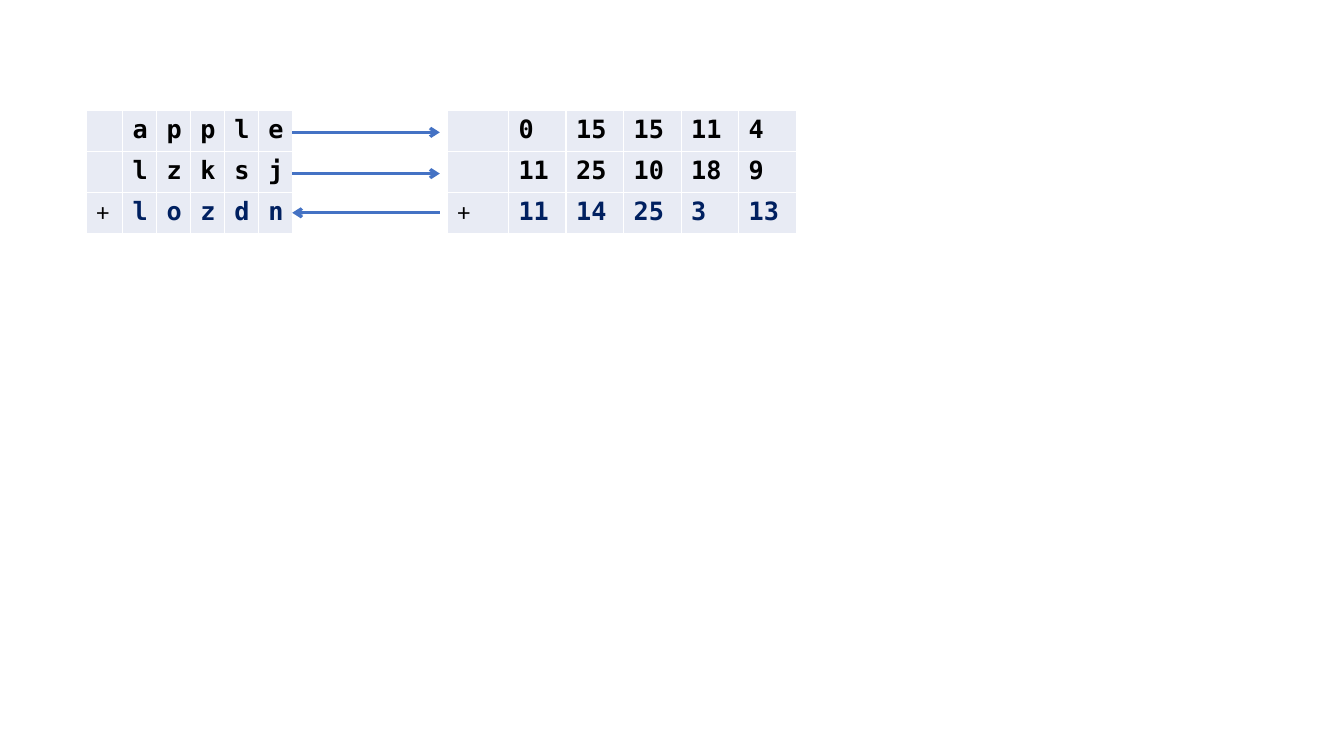
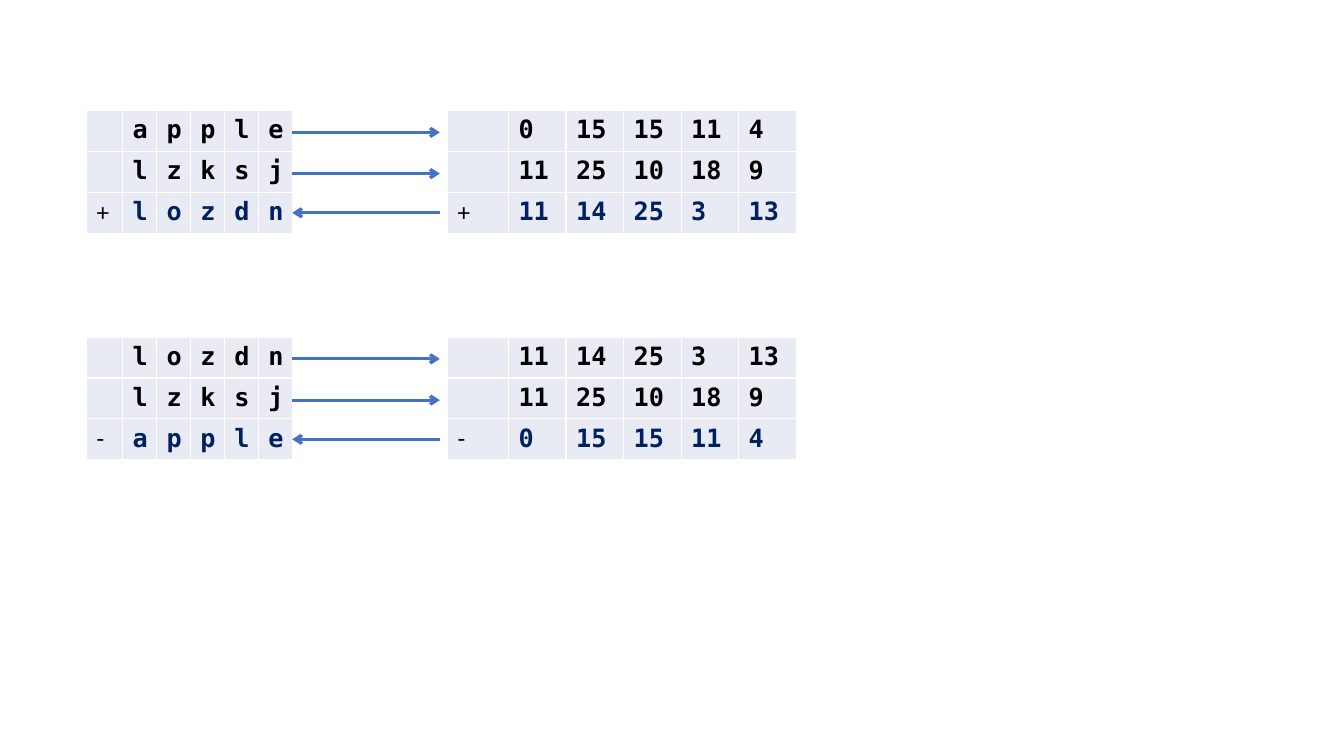
Before and after one commit to edharcourt/CS140, a slide deck: slide 29 of images/pygame_rect_window.pptx. Drawn at 1344x756 pixels with LibreOffice and Linux fonts; fonts in the diff are those of the drawing. Boxes give left, top, right and bottom in pixels: in the first picture for what was removed or moved away, otherwise in the second. Text is boxed around its words. In the diff, an @@ line names an element or a change of style, - is before the commit and + after.

```diff
--- a/images/pygame_rect_window.pptx
+++ b/images/pygame_rect_window.pptx
@@ table added at bbox=[87, 337, 294, 460], 3 rows, 6 columns @@
+ | l | o | z | d | n
+ | l | z | k | s | j
+- | a | p | p | l | e
@@ arrow added from (292, 359) to (440, 359), #4472C4 2.25 pt @@
@@ table added at bbox=[448, 337, 797, 460], 3 rows, 6 columns @@
+ | 11 | 14 | 25 | 3 | 13
+ | 11 | 25 | 10 | 18 | 9
+- | 0 | 15 | 15 | 11 | 4
@@ arrow added from (292, 400) to (440, 400), #4472C4 2.25 pt @@
@@ arrow added from (440, 440) to (292, 440), #4472C4 2.25 pt @@
```
Also in this commit, not shown: 3 other files.
